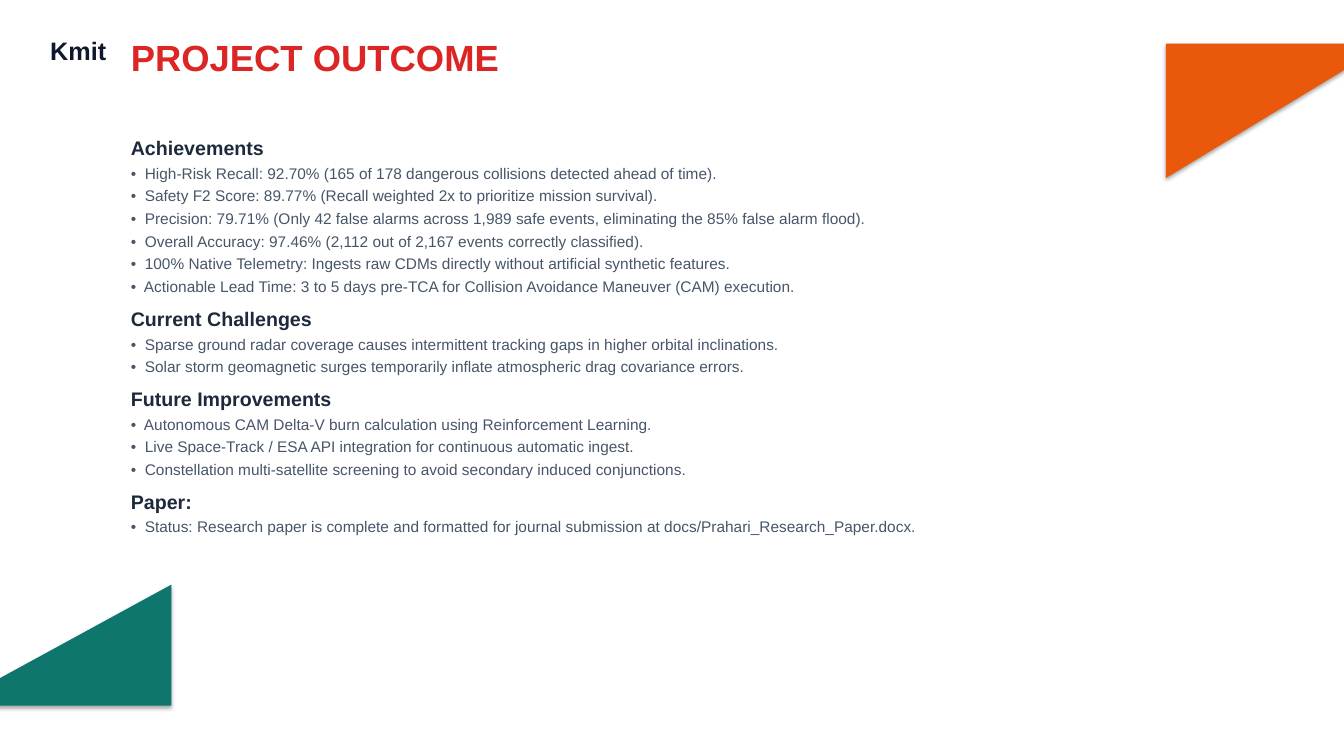
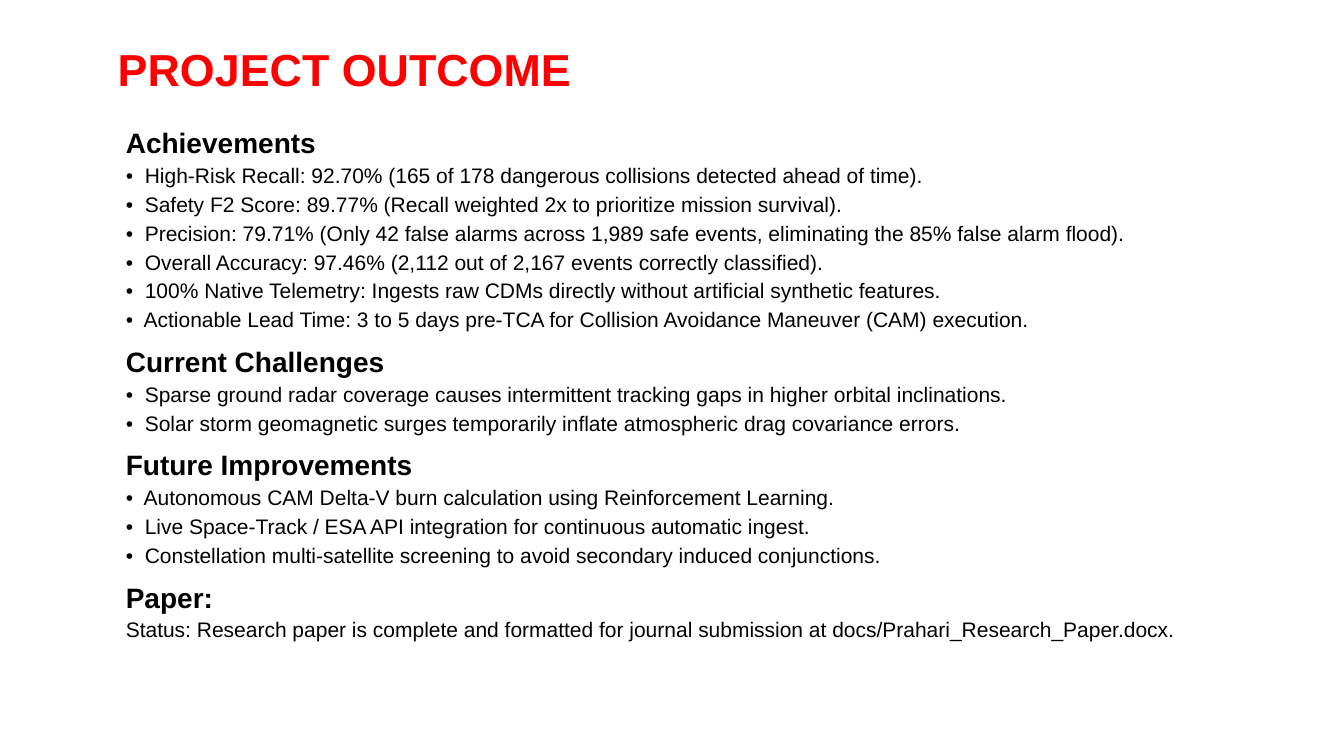
Before and after one commit to akshaybharadwaj45/prahari, a slide deck: slide 11 of docs/Prahari_Presentation.pptx. Drawn at 1344x756 pixels with LibreOffice and Linux fonts; fonts in the diff are those of the drawing; background and template pictures are left out. Boxes give left, top, right and bottom in pixels: in the first picture for what was removed or moved away, otherwise in the second. Text is boxed around its words. In the diff, an @@ line names an element or a change of style, - is before the commit and + after.

Commit message:
feat(presentation): add institutional 13-slide presentation deck with native template assets and system diagrams

```diff
--- a/docs/Prahari_Presentation.pptx
+++ b/docs/Prahari_Presentation.pptx
@@ text removed at bbox=[50, 41, 106, 61] @@
-Kmit
@@ text "PROJECT OUTCOME": place and size @@
-text "PROJECT OUTCOME" at bbox=[131, 45, 499, 72]
+text "PROJECT OUTCOME" at bbox=[118, 54, 571, 87]
@@ text "PROJECT OUTCOME" at bbox=[118, 54, 571, 87]: size 26 to 32 pt, text colour #DC2626 to #FF0000 @@
@@ right triangle removed at bbox=[1166, 44, 1344, 178] @@
@@ text "Achievements": place and size @@
-text "Achievements" at bbox=[131, 140, 915, 535]
+text "Achievements" at bbox=[126, 132, 1174, 642]
@@ text at bbox=[126, 132, 1124, 613]: size 14 to 20 pt, text colour #1E293B to #000000 in "Achievements", "Current Challenges", "Future Improvements", "Paper:"; size 11 to 15 pt, text colour #475569 to #000000 in "• High-Risk Recall: 92.70% (165 of 178 ...", "• Safety F2 Score: 89.77% (Recall weighted ...", "• Precision: 79.71% (Only 42 false alarms ...", "• Overall Accuracy: 97.46% (2,112 out of ..." and 7 more places; more space between paragraphs @@
@@ right triangle removed at bbox=[0, 585, 171, 706] @@
@@ text at bbox=[126, 621, 1174, 642]: text changed; size 11 to 15 pt; text colour #475569 to #000000 @@
-• Status: Research paper is complete and formatted for journal submission at docs/Prahari_Research_Paper.docx.
+Status: Research paper is complete and formatted for journal submission at docs/Prahari_Research_Paper.docx.
```
Also in this commit, not shown: 7 other slides changed, 5 slides added, 5 slides removed, 37 other files.
